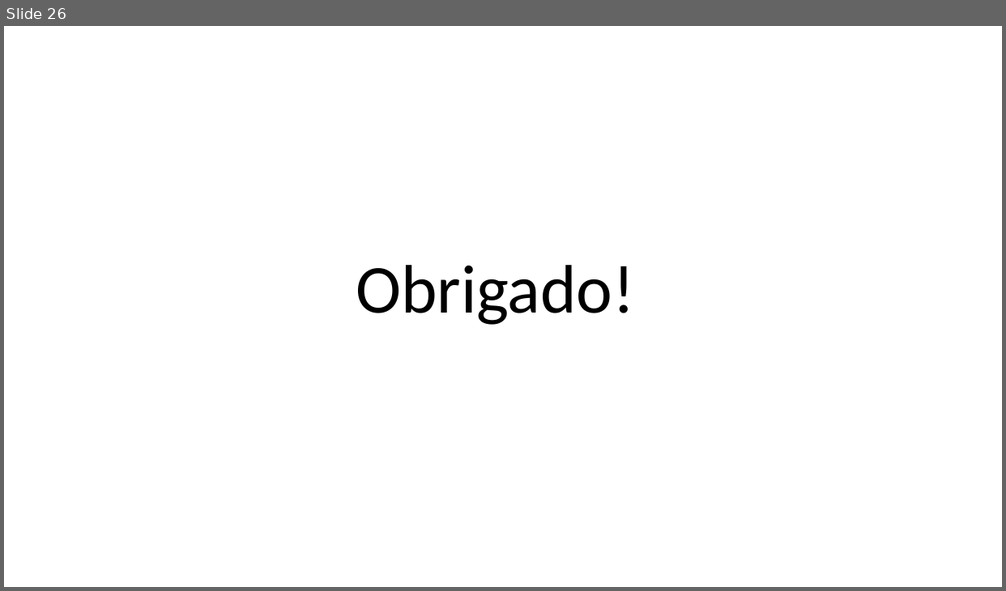
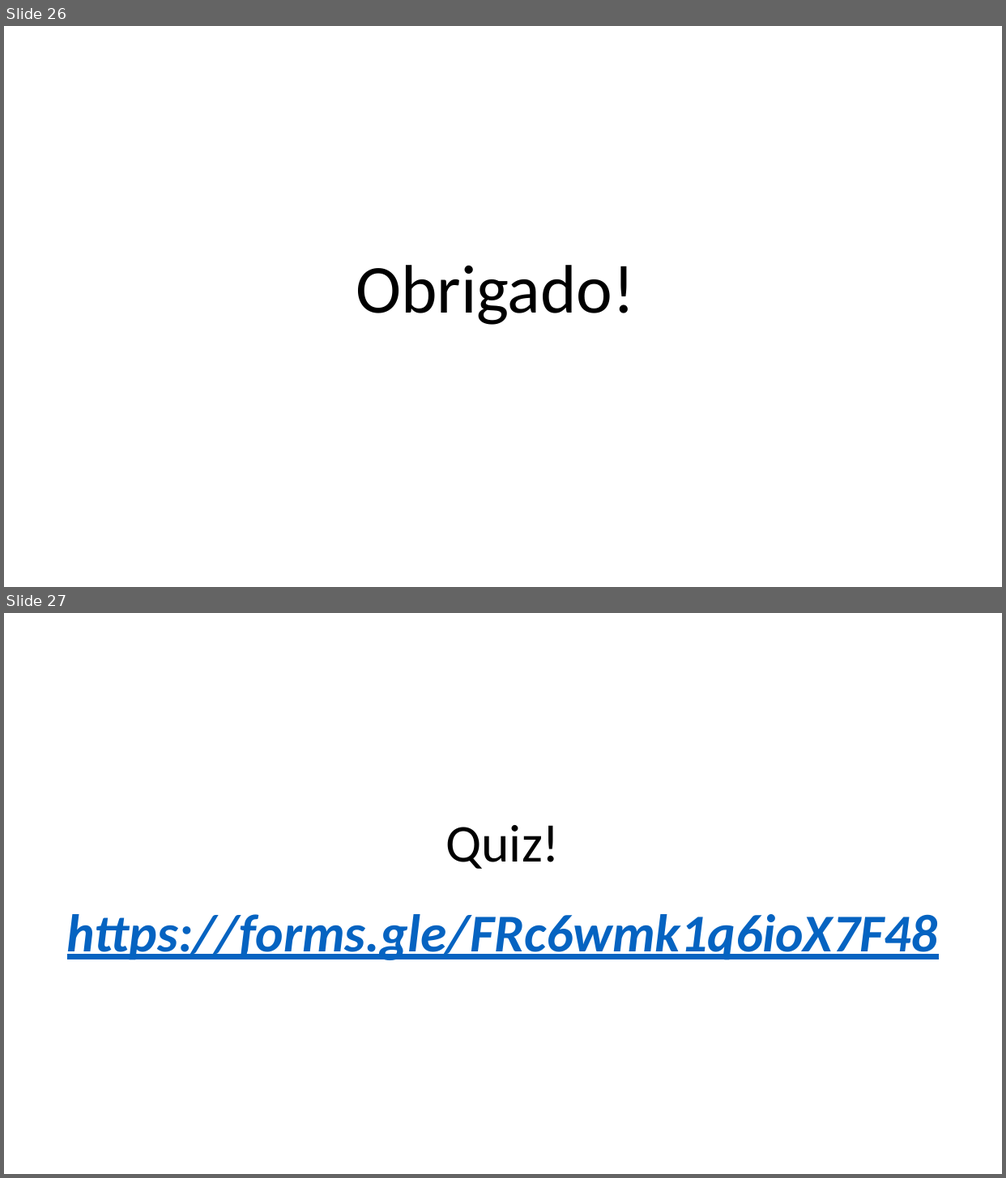
Before and after one commit to guerrato/guerrato_967_tp558, a slide deck: seminarios/TP558_LLM_QD.pptx. Shown one above the other, each under a label of ours: slide 26 before the commit, slides 26 and 27 after it. The pictures are 1006x591 and 1006x1178 pixels, drawn with LibreOffice and Linux fonts; fonts in the diff are those of the drawing. Boxes give left, top, right and bottom in pixels: in the first picture for what was removed or moved away, otherwise in the second. Text is boxed around its words. In the diff, an @@ line names an element or a change of style, - is before the commit and + after.

Commit message:
Add pdf and quiz

```diff
--- a/seminarios/TP558_LLM_QD.pptx
+++ b/seminarios/TP558_LLM_QD.pptx
@@ slide 27 added at <box>4,613,1002,1174</box>, background #FFFFFF @@
@@ text added at <box>67,825,938,960</box>, 51.1 pt, text #0563C1, bold, italic, underline @@
+Quiz!
+https://forms.gle/FRc6wmk1q6ioX7F48
```
Also in this commit, not shown: 1 other file.
